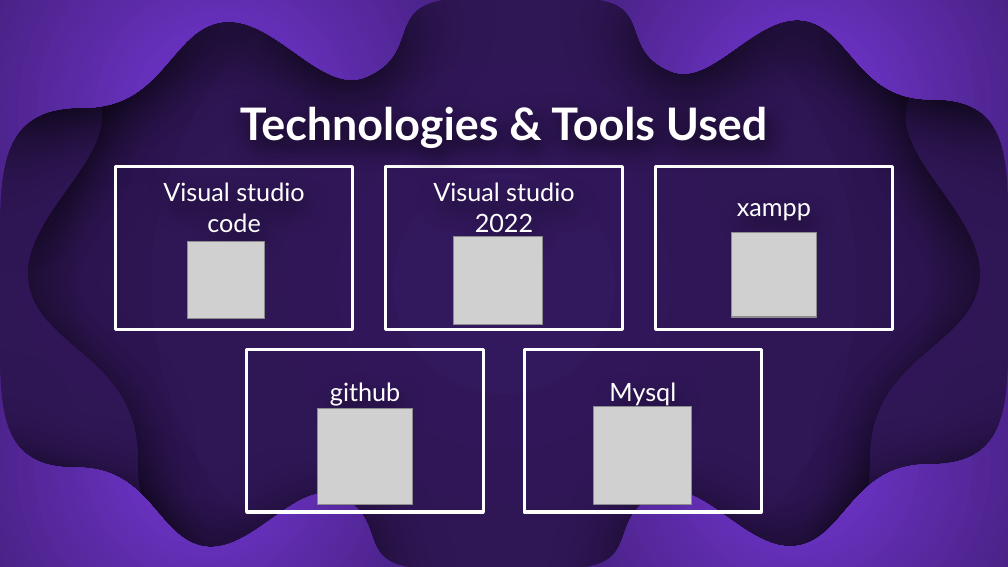
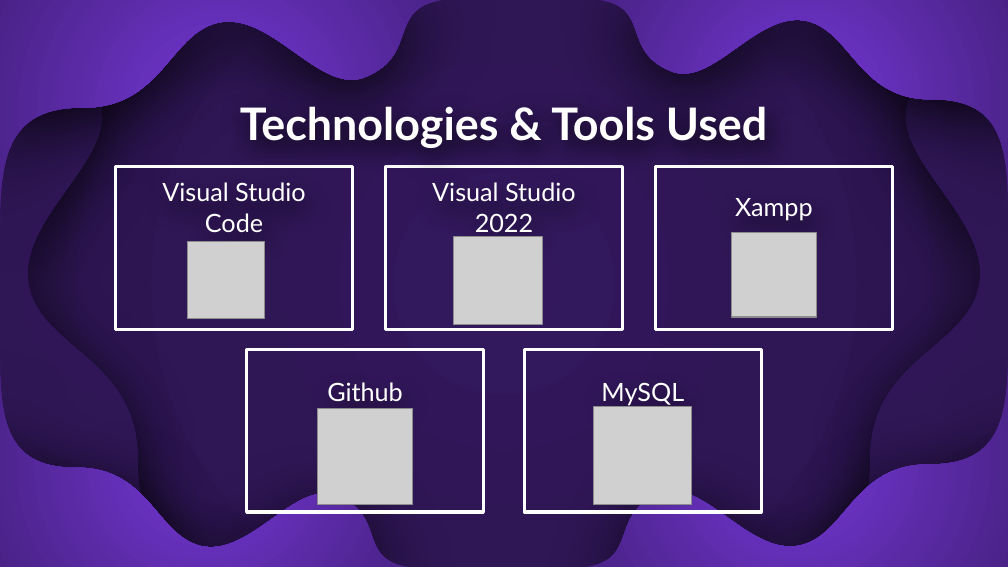
Before and after one commit to SzaboZoltan11/book-shop-website, a slide deck: slide 4 of BookShop_presentation.pptx. Drawn at 1008x567 pixels with LibreOffice and Linux fonts; fonts in the diff are those of the drawing; grey boxes stand for pictures. Boxes give left, top, right and bottom in pixels: in the first picture for what was removed or moved away, otherwise in the second. Text is boxed around its words. In the diff, an @@ line names an element or a change of style, - is before the commit and + after.

Commit message:
ppt fix

```diff
--- a/BookShop_presentation.pptx
+++ b/BookShop_presentation.pptx
@@ title at <box>162,182,306,233</box>: text changed @@
-Visual studio code
+Visual Studio Code
@@ title at <box>432,182,576,232</box>: text changed @@
-Visual studio 2022
+Visual Studio 2022
@@ title at <box>735,198,813,221</box>: text changed @@
-xampp
+Xampp
@@ title at <box>327,382,403,401</box>: text changed @@
-github
+Github
@@ title at <box>601,382,684,405</box>: text changed @@
-Mysql
+MySQL
```
Also in this commit, not shown: 4 other slides changed.
